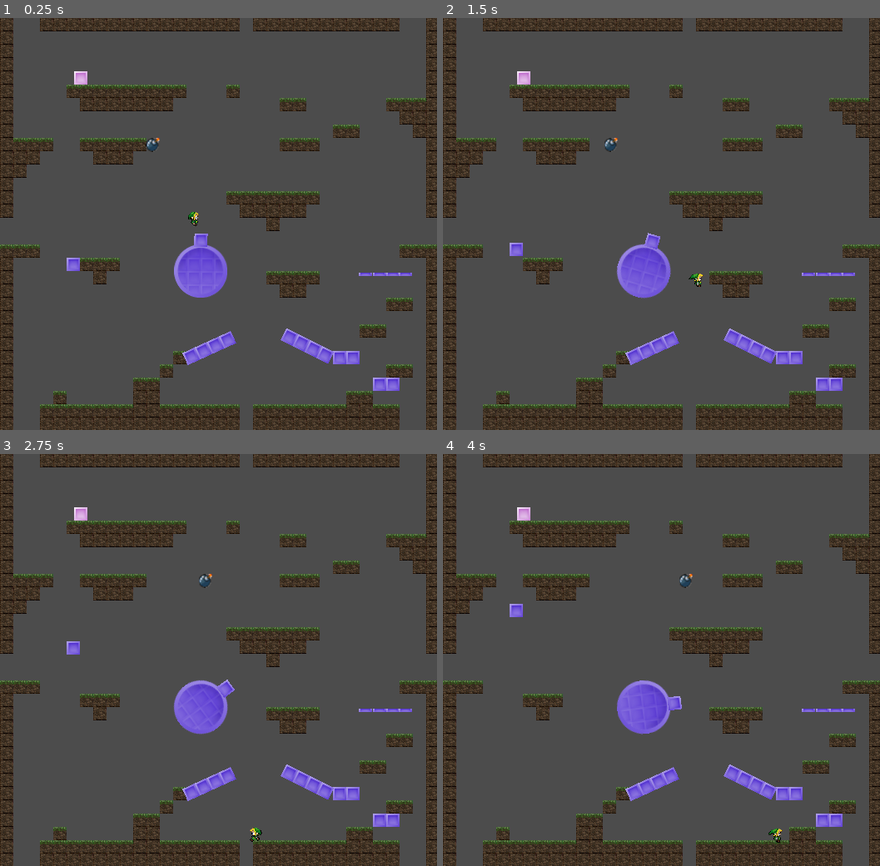
Above: before the commit, frames 1-4 (two rows, left to right).
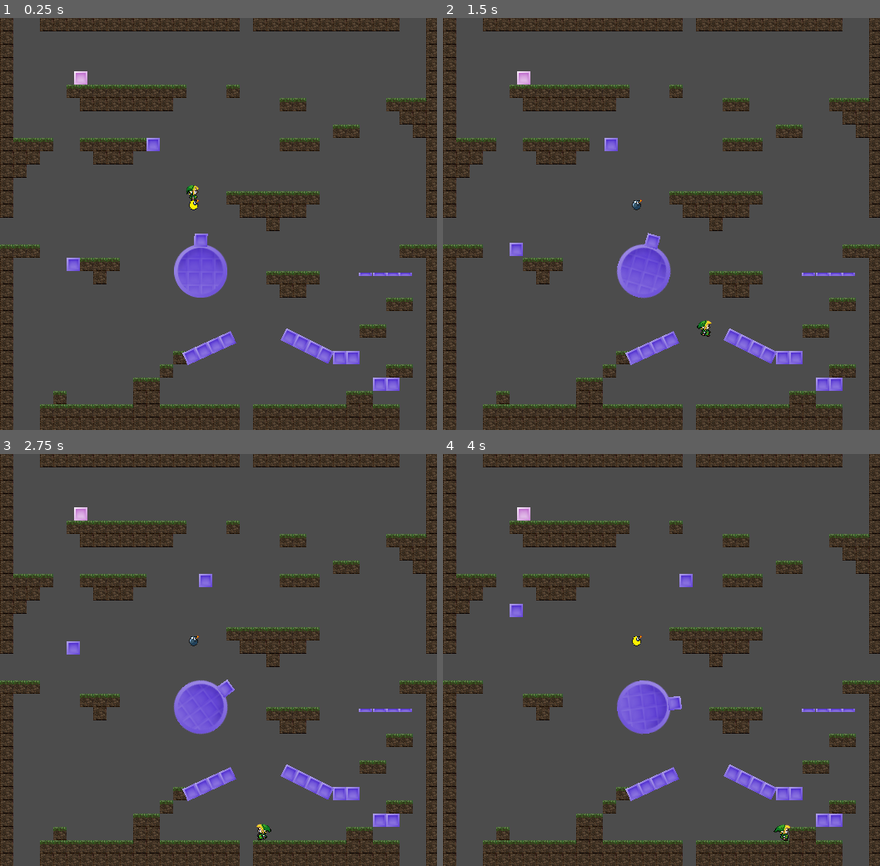
Above: after the commit, the same moments.

Repository: HorryH/godot-playground-2d
Game: Godot game, scene res://colworld.tscn
Same seed, same stepped clock (60 frames per second), same inputs: the game is played once before the commit and once after it.
Inputs:
- Up to frame 1 (0.25 s): no input
- Up to frame 2 (1.5 s): hold B (bomb, bound only after the commit) 0.53-1.28 s; hold Right (move_right) from 0.53 s (still down); tap Space (jump) at 0.77 s; tap Down (move_bottom) at 1.35 s
- Up to frame 3 (2.75 s): tap Space (jump) at 1.52 s; tap B (bomb, bound only after the commit) at 1.55 s; release Right (move_right) at 2.03 s; hold Left (move_left) from 2.03 s (still down); hold B (bomb, bound only after the commit) from 2.03 s (still down)
- Up to frame 4 (4 s): release Left (move_left) at 2.78 s; release B (bomb, bound only after the commit) at 2.78 s; hold Right (move_right) from 2.78 s (still down); tap B (bomb, bound only after the commit) at 2.85 s; tap Space (jump) at 3.02, 3.77 s; hold B (bomb, bound only after the commit) from 3.53 s (still down); tap Down (move_bottom) at 3.6 s

The runs differ from the first frame. In frame 1, 0.3% of the frame differs, in the area x 33-46%, y 29-51%; in frame 2, 0.3%, in the area x 36-62%, y 29-78%; in frame 3, 0.3%; in frame 4, 0.3%.
Error after the commit: Invalid call. Nonexistent function 'instance' in base 'Nil'. (res://player.gd:97)

Commit message:
added base bomb

Diff:
--- /dev/null
+++ b/bomb.tscn
@@ -0,0 +1,34 @@
+[gd_scene load_steps=6 format=2]
+
+[ext_resource path="res://bomb_sprites/bomb.png" type="Texture" id=1]
+[ext_resource path="res://bomb_sprites/bomb_blink.png" type="Texture" id=2]
+[ext_resource path="res://bomb_sprites/bomb_explode.png" type="Texture" id=3]
+
+[sub_resource type="SpriteFrames" id=1]
+animations = [ {
+"frames": [ ExtResource( 1 ), ExtResource( 2 ) ],
+"loop": true,
+"name": "flashing",
+"speed": 2.0
+}, {
+"frames": [ ExtResource( 3 ) ],
+"loop": true,
+"name": "explode",
+"speed": 5.0
+} ]
+
+[sub_resource type="CircleShape2D" id=2]
+
+[node name="KinematicBody2D" type="KinematicBody2D"]
+
+[node name="AnimatedSprite" type="AnimatedSprite" parent="."]
+scale = Vector2( 0.05, 0.05 )
+frames = SubResource( 1 )
+animation = "flashing"
+frame = 1
+playing = true
+
+[node name="CollisionShape2D" type="CollisionShape2D" parent="."]
+position = Vector2( -0.538467, 1.16668 )
+scale = Vector2( 0.5, 0.5 )
+shape = SubResource( 2 )
--- a/colworld.tscn
+++ b/colworld.tscn
@@ -4,10 +4,10 @@
 [ext_resource path="res://obstacle.png" type="Texture" id=2]
 [ext_resource path="res://sprites.png" type="Texture" id=3]
 [ext_resource path="res://player.tscn" type="PackedScene" id=4]
-[ext_resource path="res://bomb.png" type="Texture" id=5]
-[ext_resource path="res://princess.png" type="Texture" id=6]
-[ext_resource path="res://circle.png" type="Texture" id=7]
-[ext_resource path="res://long_obstacle.png" type="Texture" id=8]
+[ext_resource path="res://princess.png" type="Texture" id=5]
+[ext_resource path="res://circle.png" type="Texture" id=6]
+[ext_resource path="res://long_obstacle.png" type="Texture" id=7]
+[ext_resource path="res://bomb.tscn" type="PackedScene" id=8]
 
 [sub_resource type="World" id=1]
 
@@ -354,7 +354,7 @@
 shape = SubResource( 8 )
 
 [node name="sprite" type="Sprite" parent="colworld/moving_platform1"]
-texture = ExtResource( 5 )
+texture = ExtResource( 2 )
 
 [node name="anim" type="AnimationPlayer" parent="colworld/moving_platform1"]
 autoplay = "leftright"
@@ -490,5 +490,8 @@
 [node name="collision" type="CollisionShape2D" parent="view_area"]
 shape = SubResource( 18 )
 
+[node name="bomb" parent="." instance=ExtResource( 8 )]
+position = Vector2( 233.06, 223.436 )
+
 [connection signal="body_entered" from="colworld/princess" to="colworld" method="_on_princess_body_enter"]
 [connection signal="body_exited" from="view_area" to="colworld" method="_on_view_area_body_exited"]
--- a/player.gd
+++ b/player.gd
@@ -25,6 +25,7 @@
 
 var prev_jump_pressed = false
 onready var animation = $AnimatedSprite
+var bomb = null
 
 func _physics_process(delta):
 	# Create forces
@@ -34,6 +35,7 @@
 	var walk_right = Input.is_action_pressed("move_right")
 	var fast_fall = Input.is_action_just_pressed("move_bottom")
 	var jump = Input.is_action_pressed("jump")
+	var bomb_pressed = Input.is_action_pressed("bomb")
 
 	var stop = true
 
@@ -89,3 +91,7 @@
 
 	on_air_time += delta
 	prev_jump_pressed = jump
+
+	if bomb_pressed:
+		print("bomb")
+		bomb.instance()
--- a/player.tscn
+++ b/player.tscn
@@ -37,6 +37,7 @@
 } ]
 
 [node name="player" type="KinematicBody2D"]
+editor/display_folded = true
 script = ExtResource( 1 )
 
 [node name="sprite" type="Sprite" parent="."]
@@ -44,12 +45,12 @@
 texture = ExtResource( 2 )
 
 [node name="CollisionShape2D" type="CollisionShape2D" parent="."]
-visible = false
 position = Vector2( -0.315559, 0.157784 )
 shape = SubResource( 1 )
 
 [node name="AnimatedSprite" type="AnimatedSprite" parent="."]
-scale = Vector2( 0.15, 0.15 )
+position = Vector2( -1.38988, -3.24304 )
+scale = Vector2( 0.18, 0.18 )
 frames = SubResource( 2 )
-animation = "walk"
+animation = "fall"
 playing = true
--- a/project.godot
+++ b/project.godot
@@ -67,6 +67,11 @@
 "events": [ Object(InputEventKey,"resource_local_to_scene":false,"resource_name":"","device":0,"alt":false,"shift":false,"control":false,"meta":false,"command":false,"pressed":false,"scancode":84,"unicode":0,"echo":false,"script":null)
  ]
 }
+bomb={
+"deadzone": 0.5,
+"events": [ Object(InputEventKey,"resource_local_to_scene":false,"resource_name":"","device":0,"alt":false,"shift":false,"control":false,"meta":false,"command":false,"pressed":false,"scancode":66,"unicode":0,"echo":false,"script":null)
+ ]
+}
 
 [memory]
 
Binary file removed: bomb.png
Binary file added: bomb_sprites/bomb.png
Not shown, added: bomb_sprites/bomb.png.import
Binary file added: bomb_sprites/bomb_blink.png
Not shown, changed: bomb_sprites/bomb_blink.png.import
Binary file added: bomb_sprites/bomb_explode.png
Not shown, added: bomb_sprites/bomb_explode.png.import
Not shown: 4 places in colworld.tscn that only renumber resources
